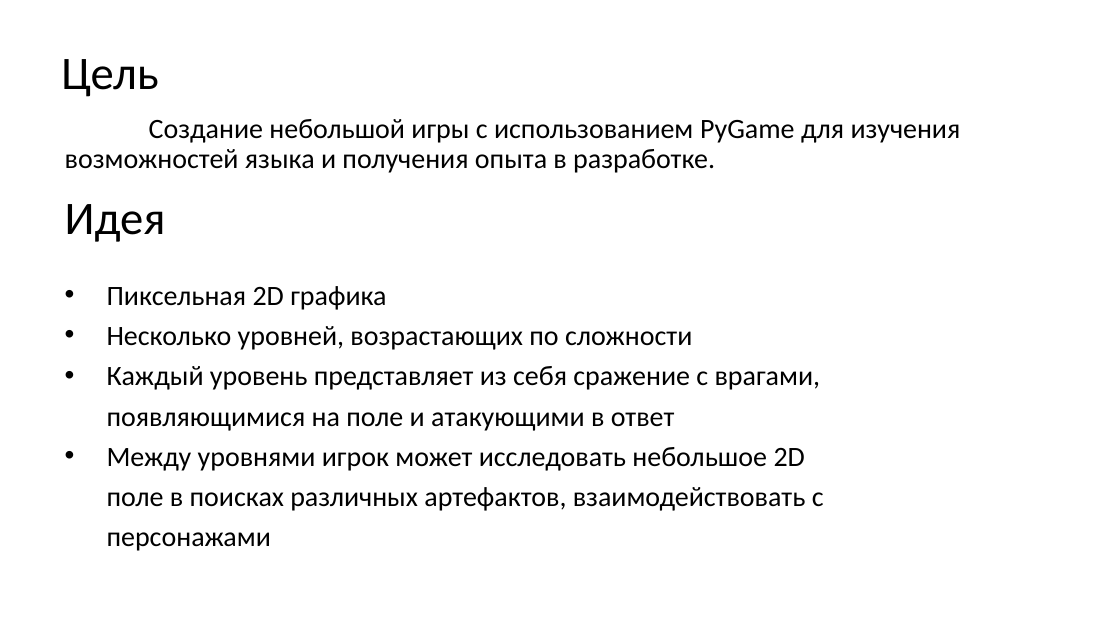
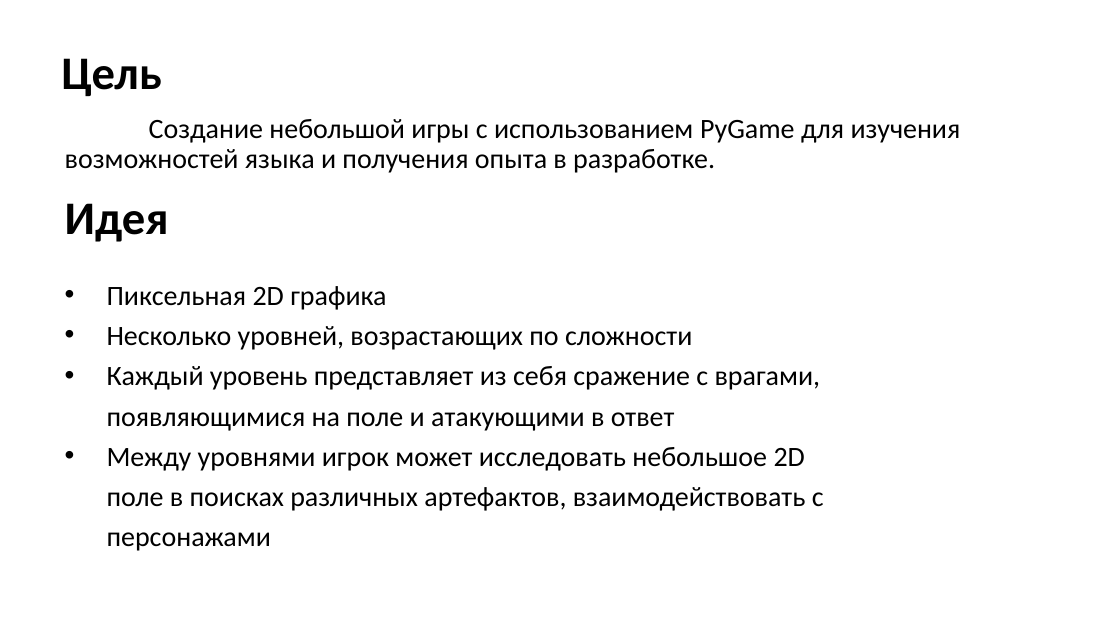
Before and after one commit to f-edorr/NoNameGame, a slide deck: slide 2 of docs/NoNameGame.pptx. Drawn at 1120x630 pixels with LibreOffice and Linux fonts; fonts in the diff are those of the drawing. Boxes give left, top, right and bottom in pixels: in the first picture for what was removed or moved away, otherwise in the second. Text is boxed around its words. In the diff, an @@ line names an element or a change of style, - is before the commit and + after.

```diff
--- a/docs/NoNameGame.pptx
+++ b/docs/NoNameGame.pptx
@@ title "Цель" at bbox=[61, 58, 162, 96]: bold on @@
@@ text "Идея" at bbox=[65, 203, 169, 242]: bold on @@
```
Also in this commit, not shown: 2 other slides changed, 1 slide added, 1 slide removed, 19 other files.
